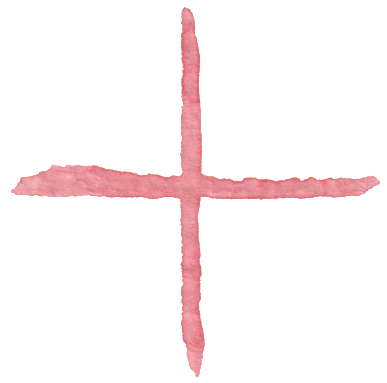
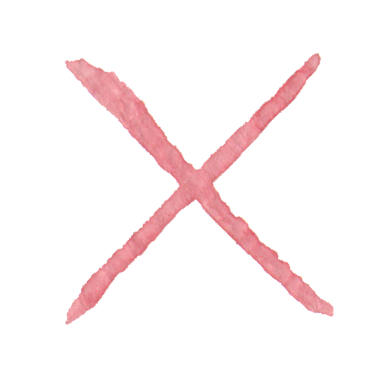
Before/after of a 387x383 layered artwork. What changed in the layer stack:
added layer "Transformation" above "hitmarker.png copy" over (64, 53, 334, 326)
painted on "hitmarker.png copy" over (11, 7, 380, 377)